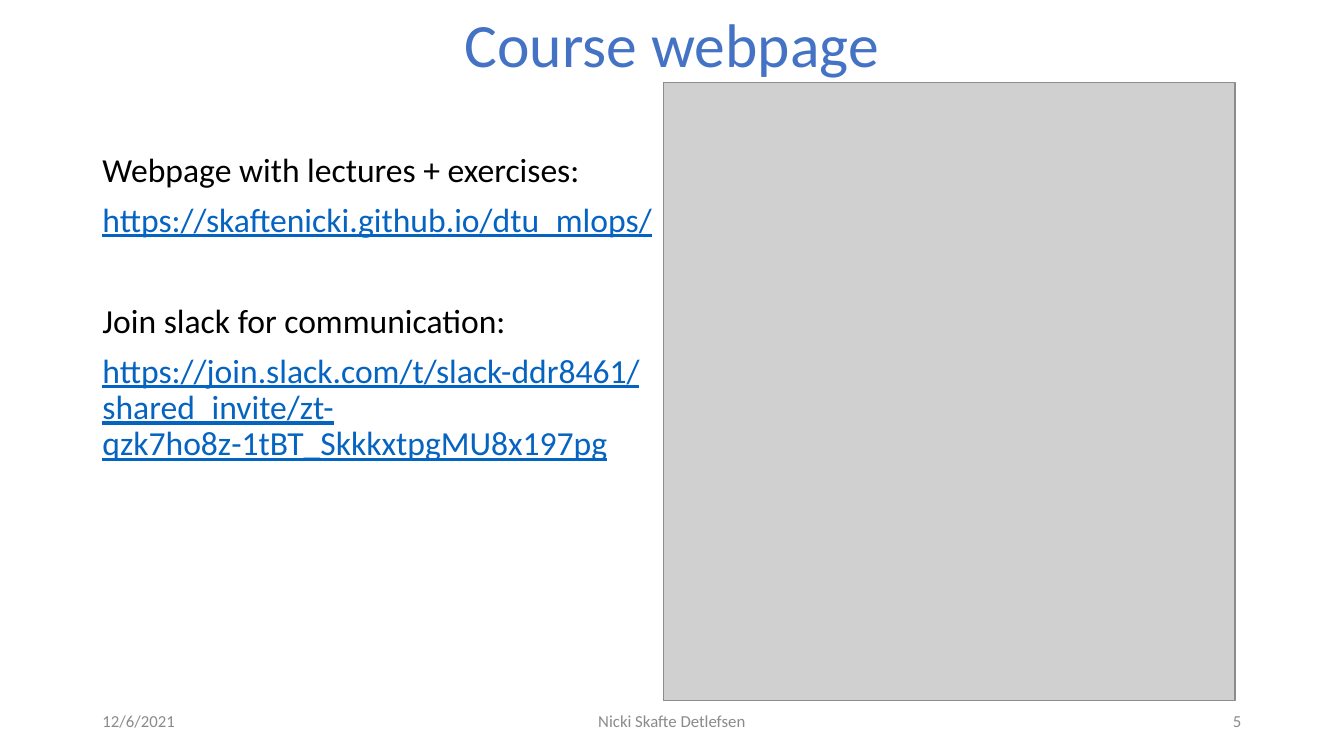
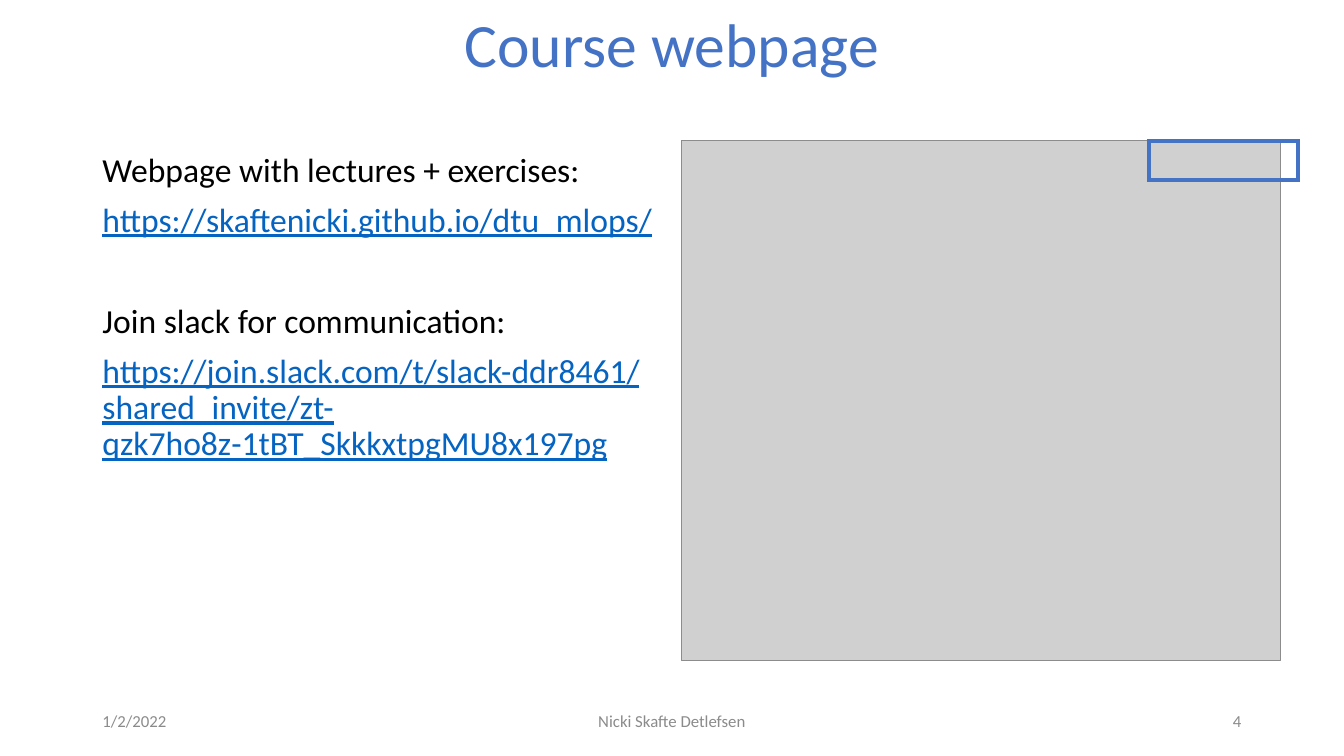
Before and after one commit to DeepEasterbunny/dtu_mlops, a slide deck: slide 4 of s1_getting_started/lecture/course_intro.pptx (slide 5 before the commit). Drawn at 1344x756 pixels with LibreOffice and Linux fonts; fonts in the diff are those of the drawing; grey boxes stand for pictures; background and template pictures are left out. Boxes give left, top, right and bottom in pixels: in the first picture for what was removed or moved away, otherwise in the second. Text is boxed around its words. In the diff, an @@ line names an element or a change of style, - is before the commit and + after.

```diff
--- a/s1_getting_started/lecture/course_intro.pptx
+++ b/s1_getting_started/lecture/course_intro.pptx
@@ picture: place and size @@
-picture at box(663, 83, 1235, 701)
+picture at box(682, 141, 1280, 661)
@@ rectangle added at box(1149, 141, 1299, 180), outline #4472C4 3 pt @@
@@ text at box(102, 715, 166, 728): text changed @@
-12/6/2021
+1/2/2022
@@ page number at box(1233, 716, 1241, 727): text changed @@
-5
+4
```
Also in this commit, not shown: 7 other slides changed, 1 slide removed, 5 other files.
